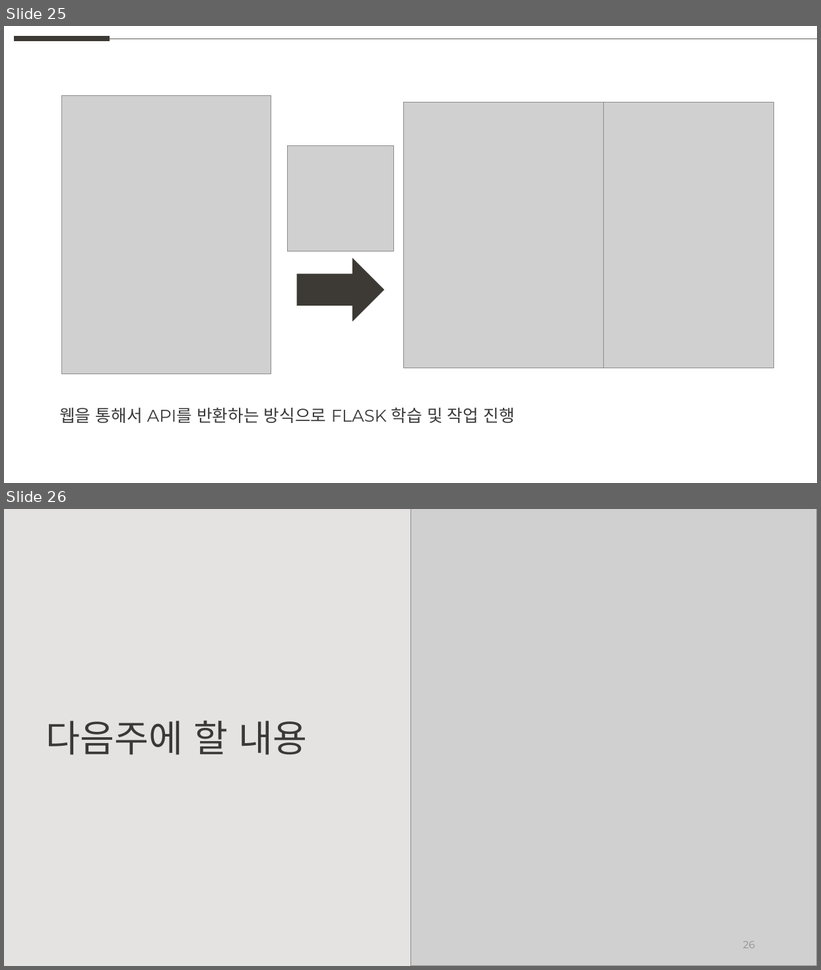
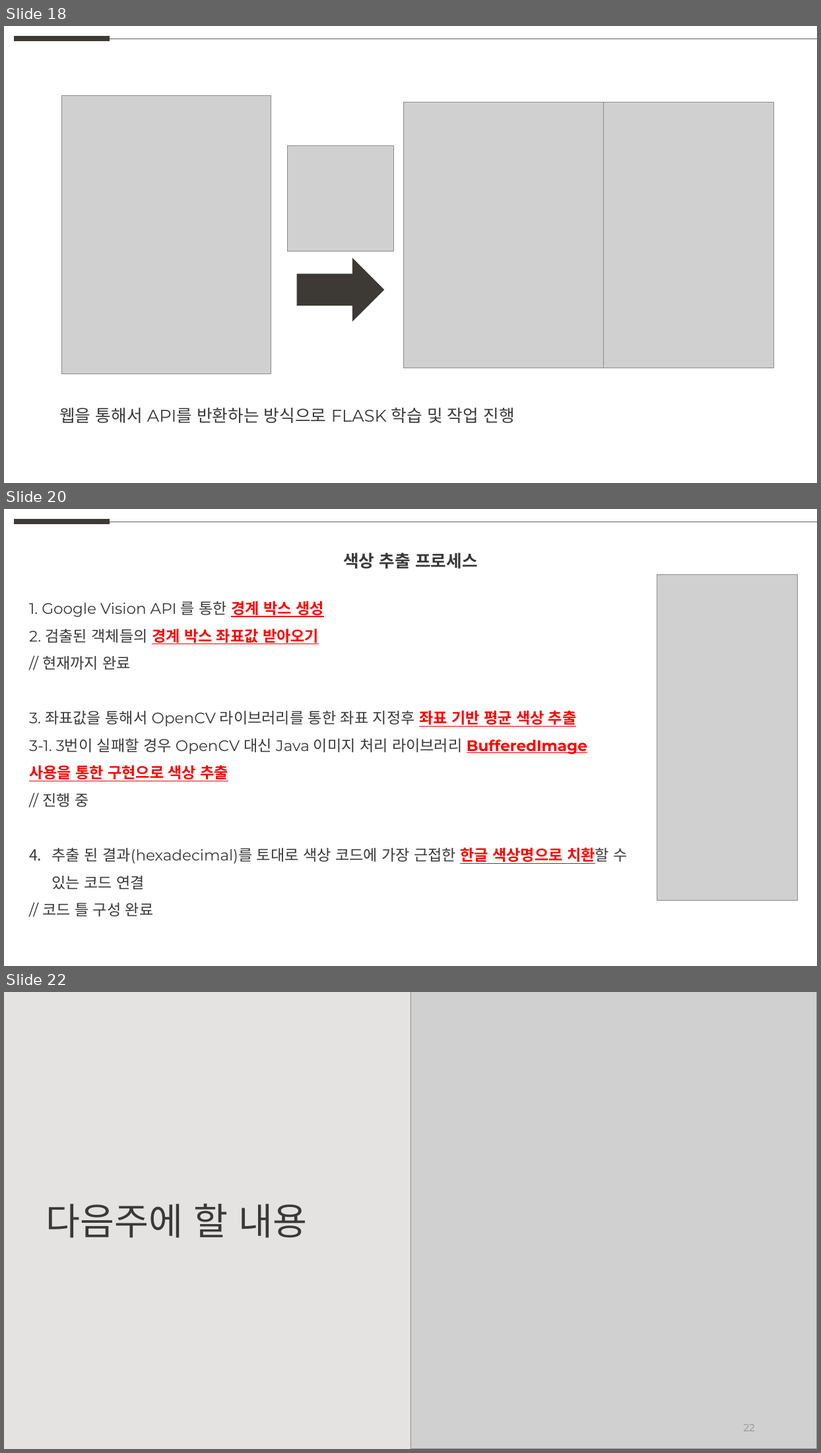
Before and after one commit to weaknessHero/Project_AvatarS, a slide deck: 발표자료/PPT_230727.pptx. Shown one above the other, each under a label of ours: slides 25 and 26 before the commit, slides 18, 20 and 22 after it; the slides between them are not shown. The pictures are 821x970 and 821x1453 pixels, drawn with LibreOffice and Linux fonts; fonts in the diff are those of the drawing; grey boxes stand for pictures. Boxes give left, top, right and bottom in pixels: in the first picture for what was removed or moved away, otherwise in the second. Text is boxed around its words. In the diff, an @@ line names an element or a change of style, - is before the commit and + after.

```diff
--- a/발표자료/PPT_230727.pptx
+++ b/발표자료/PPT_230727.pptx
@@ slide 20 added at (4, 509, 817, 966), background #FFFFFF @@
@@ line added from (15, 522) to (110, 522), #3D3A35 6 pt @@
@@ line added from (110, 522) to (817, 522), #5F5F5D 0.5 pt @@
@@ text added at (343, 553, 478, 569), 20 pt, text #3A3838, bold @@
+색상 추출 프로세스
@@ picture added at (657, 574, 798, 901) @@
@@ text added at (29, 601, 627, 917), 18 pt, text #3A3838 @@
+1. Google Vision API 를 통한 경계 박스 생성
+2. 검출된 객체들의 경계 박스 좌표값 받아오기
+// 현재까지 완료
+3. 좌표값을 통해서 OpenCV 라이브러리를 통한 좌표 지정후 좌표 기반 평균 색상 추출
+3-1. 3번이 실패할 경우 OpenCV 대신 Java 이미지 처리 라이브러리 BufferedImage 사용을 통한 구현으로 색상 추출
+// 진행 중
+4. 추출 된 결과(hexadecimal)를 토대로 색상 코드에 가장 근접한 한글 색상명으로 치환할 수 있는 코드 연결
+// 코드 틀 구성 완료
@@ what was slide 25 is now slide 18 @@
@@ what was slide 26 is now slide 22 @@
@@ page number at (744, 1424, 755, 1432): text changed @@
-26
+22
```
Also in this commit, not shown: 2 slides changed, 2 other slides added, 7 slides removed, 4 other files.
